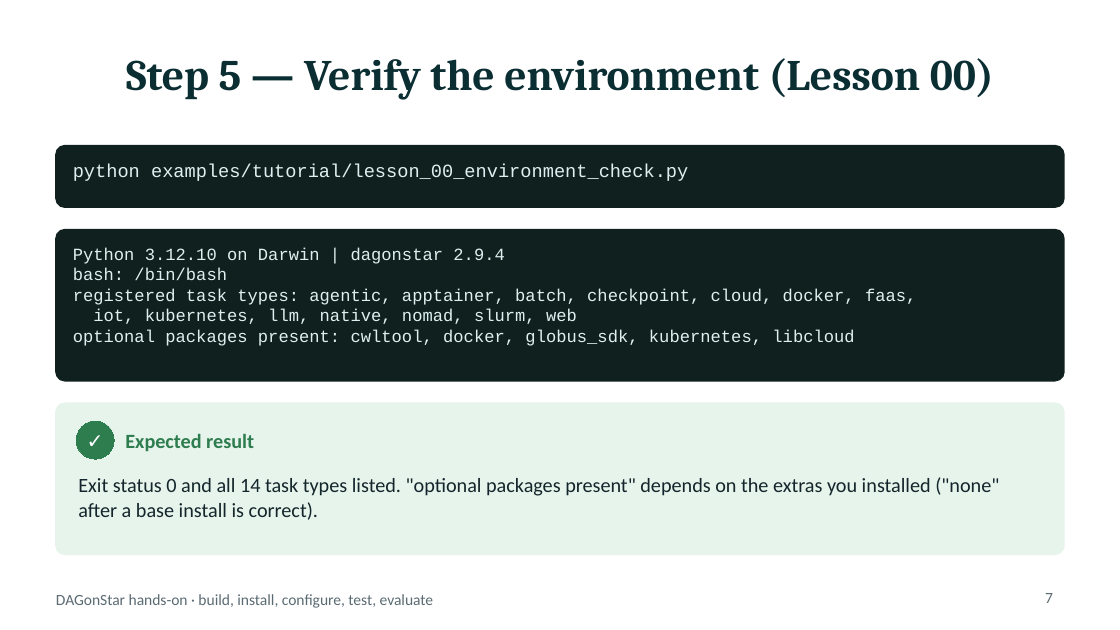
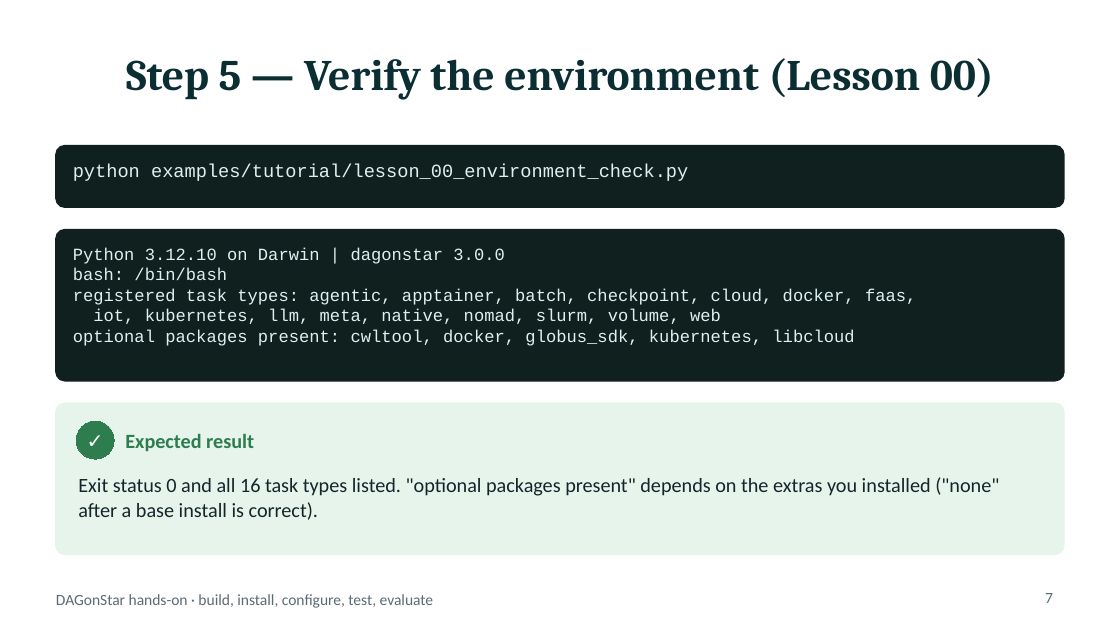
Before and after one commit to DagOnStar/dagonstar, a slide deck: slide 7 of docs/presentations/dagonstar_tutorial.pptx. Drawn at 1120x630 pixels with LibreOffice and Linux fonts; fonts in the diff are those of the drawing. Boxes give left, top, right and bottom in pixels: in the first picture for what was removed or moved away, otherwise in the second. Text is boxed around its words. In the diff, an @@ line names an element or a change of style, - is before the commit and + after.

```diff
--- a/docs/presentations/dagonstar_tutorial.pptx
+++ b/docs/presentations/dagonstar_tutorial.pptx
@@ text at (x1=73, y1=247, x2=504, y2=264): text changed @@
-Python 3.12.10 on Darwin | dagonstar 2.9.4
+Python 3.12.10 on Darwin | dagonstar 3.0.0
@@ text at (x1=93, y1=309, x2=721, y2=324): text changed @@
-iot, kubernetes, llm, native, nomad, slurm, web
+iot, kubernetes, llm, meta, native, nomad, slurm, volume, web
@@ text at (x1=78, y1=477, x2=999, y2=520): text changed @@
-Exit status 0 and all 14 task types listed. "optional packages present" depends on the extras you installed ("none" after a base install is correct).
+Exit status 0 and all 16 task types listed. "optional packages present" depends on the extras you installed ("none" after a base install is correct).
```
Also in this commit, not shown: 7 other slides changed, 6 other files.
